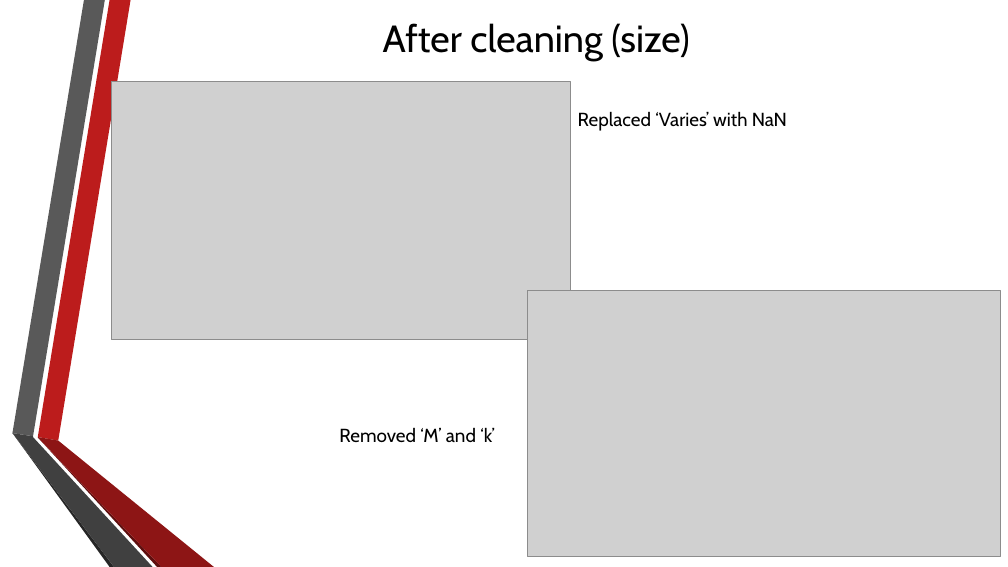
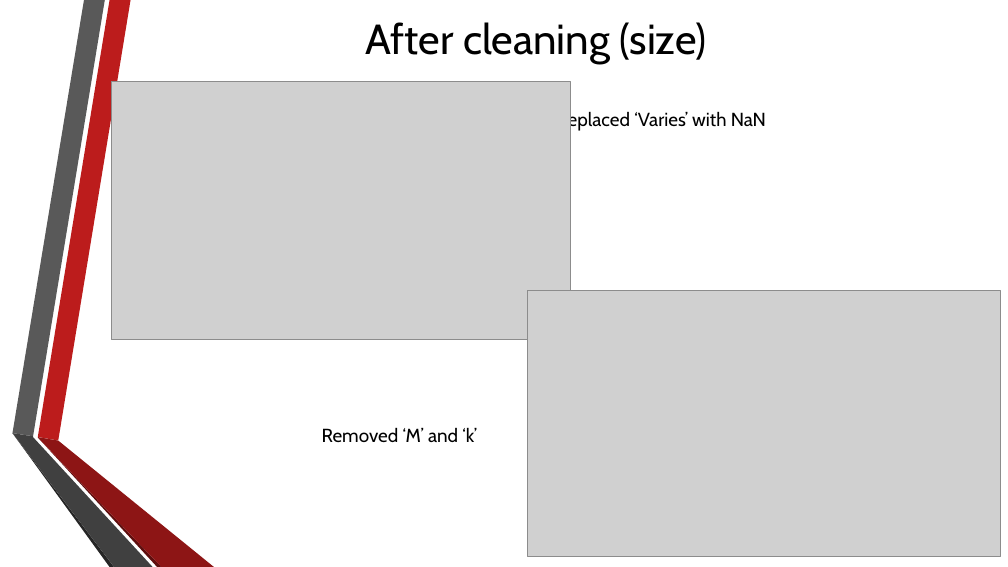
Before and after one commit to taherlokhandwala/IDSProject, a slide deck: slide 10 of IDS.pptx. Drawn at 1008x567 pixels with LibreOffice and Linux fonts; fonts in the diff are those of the drawing; grey boxes stand for pictures; background and template pictures are left out. Boxes give left, top, right and bottom in pixels: in the first picture for what was removed or moved away, otherwise in the second. Text is boxed around its words. In the diff, an @@ line names an element or a change of style, - is before the commit and + after.

```diff
--- a/IDS.pptx
+++ b/IDS.pptx
@@ text "After cleaning (size)" at (x1=366, y1=22, x2=707, y2=64): size 36 to 40 pt @@
@@ text "Replaced ‘Varies’ with NaN" moved from (x1=578, y1=111, x2=787, y2=131) to (x1=557, y1=110, x2=766, y2=131) @@
@@ text "Removed ‘M’ and ‘k’" moved from (x1=339, y1=427, x2=495, y2=442) to (x1=322, y1=427, x2=477, y2=442) @@
```
Also in this commit, not shown: 9 other slides changed, 1 slide added, 3 other files.
